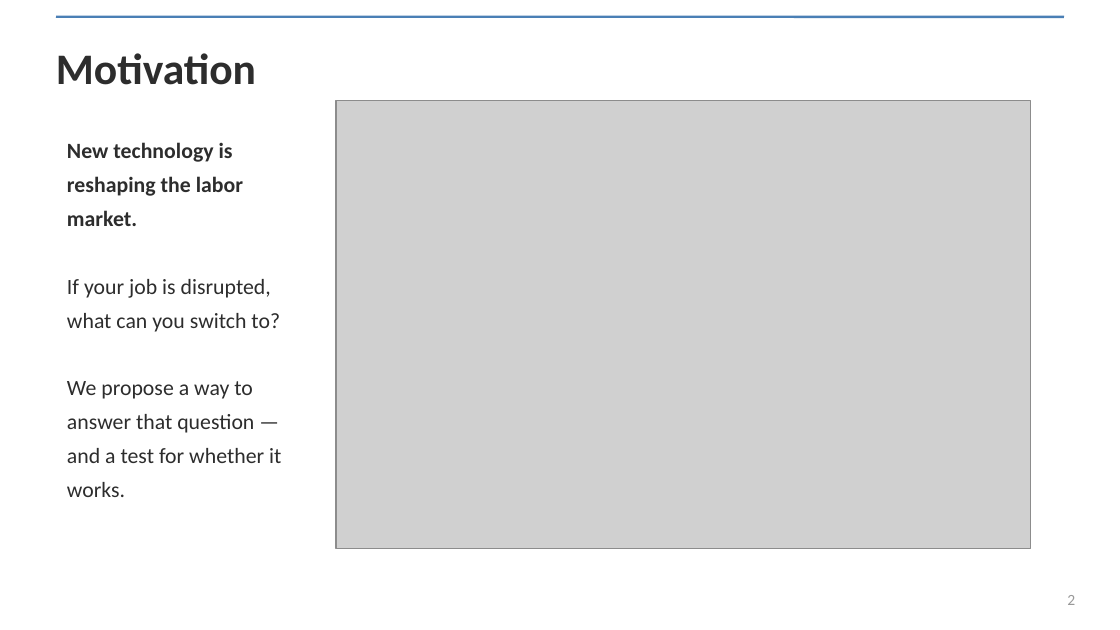
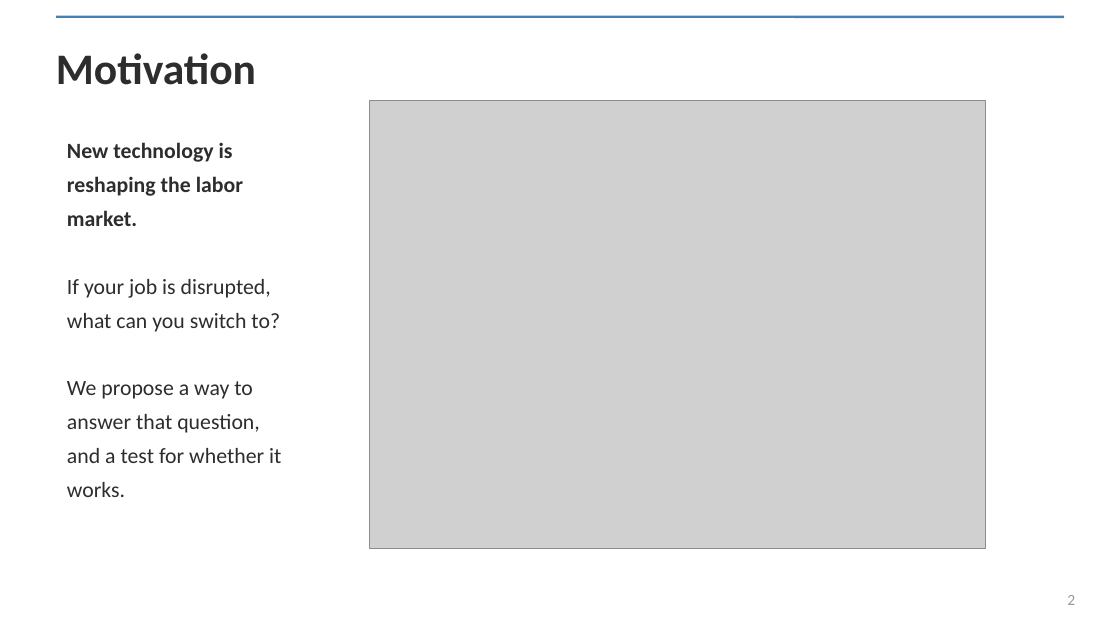
Before and after one commit to spencer2718/task-space-model, a slide deck: slide 2 of writing/presentation/task_embeddings_deck.pptx. Drawn at 1120x630 pixels with LibreOffice and Linux fonts; fonts in the diff are those of the drawing; grey boxes stand for pictures. Boxes give left, top, right and bottom in pixels: in the first picture for what was removed or moved away, otherwise in the second. Text is boxed around its words. In the diff, an @@ line names an element or a change of style, - is before the commit and + after.

```diff
--- a/writing/presentation/task_embeddings_deck.pptx
+++ b/writing/presentation/task_embeddings_deck.pptx
@@ picture: place and size @@
-picture at [336, 101, 1030, 549]
+picture at [370, 101, 986, 549]
@@ text at [67, 381, 281, 497]: text changed @@
-We propose a way to answer that question — and a test for whether it works.
+We propose a way to answer that question, and a test for whether it works.
```
Also in this commit, not shown: 1 other slide changed, 8 other files.
